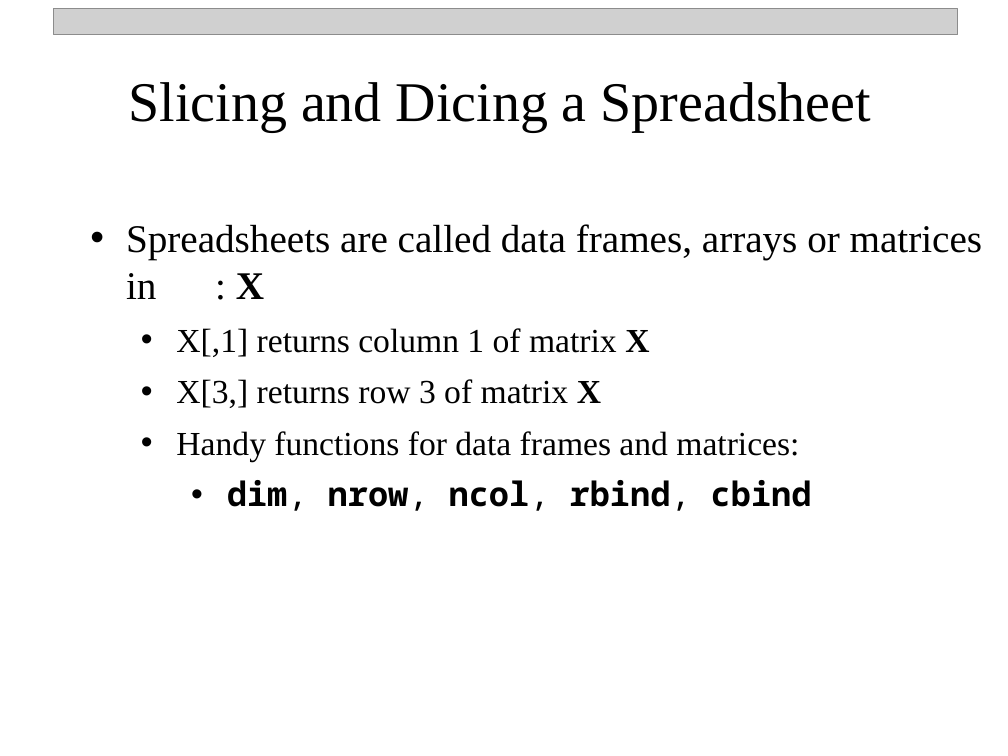
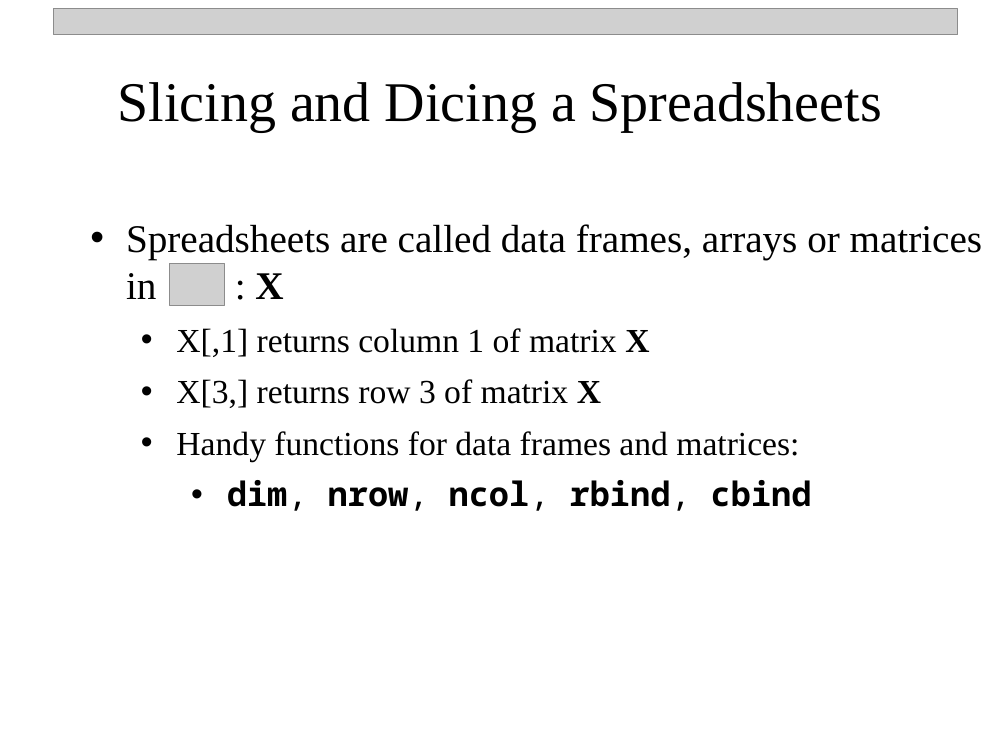
Before and after one commit to npetraco/workshop21, a slide deck: slide 16 of notes/day_1.pptx. Drawn at 1008x756 pixels with LibreOffice and Linux fonts; fonts in the diff are those of the drawing; grey boxes stand for pictures. Boxes give left, top, right and bottom in pixels: in the first picture for what was removed or moved away, otherwise in the second. Text is boxed around its words. In the diff, an @@ line names an element or a change of style, - is before the commit and + after.

```diff
--- a/notes/day_1.pptx
+++ b/notes/day_1.pptx
@@ text at (118,82,882,131): text changed @@
-Slicing and Dicing a Spreadsheet
+Slicing and Dicing a Spreadsheets
@@ picture added at (169,263,224,304) @@
```
Also in this commit, not shown: 4 other slides changed, 2 other files.
